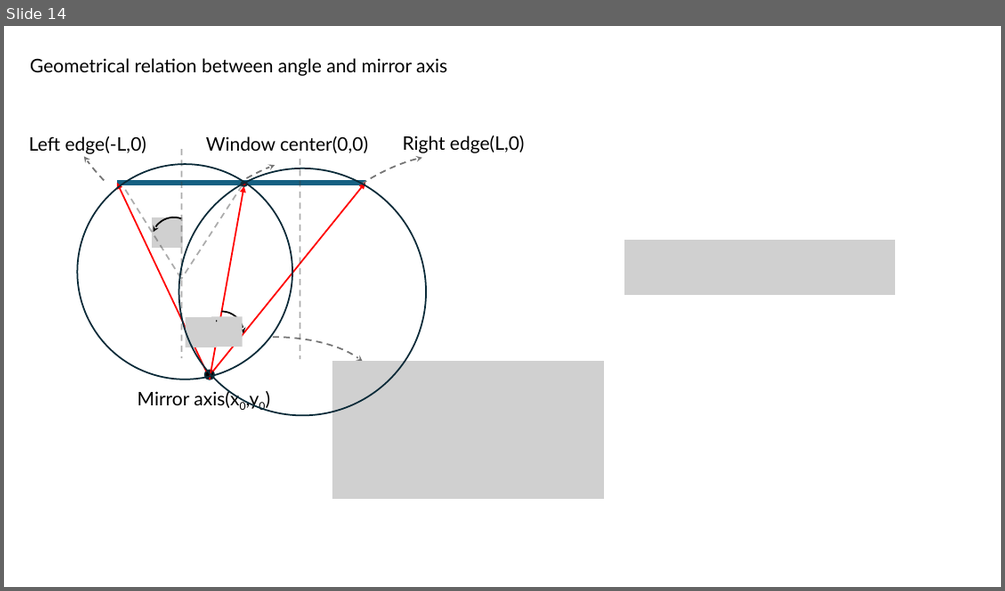
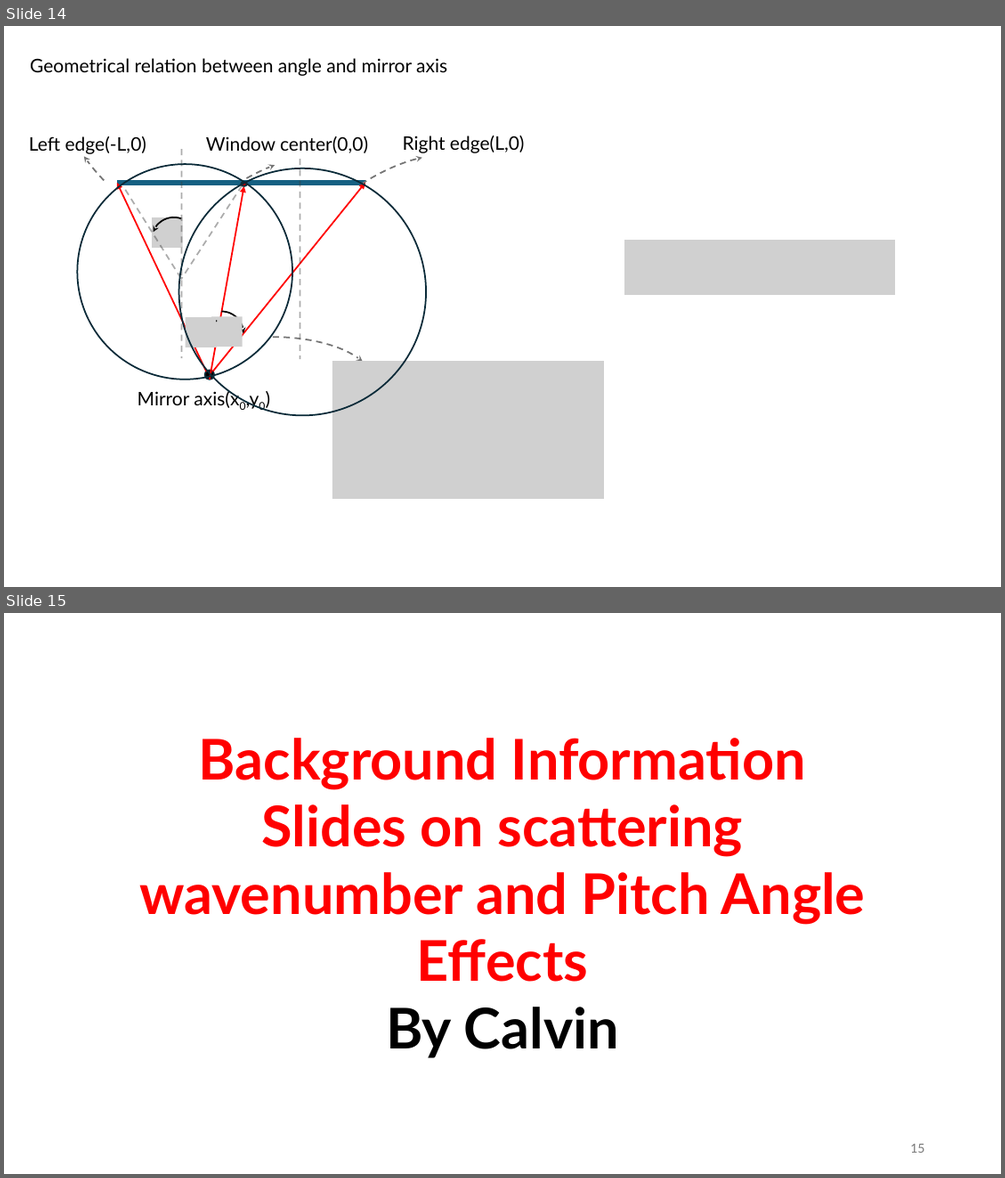
Before and after one commit to USTC-star/computer_share, a slide deck: NSTX-U High-k Scattering receiver optical calculation and calibration.pptx. Shown one above the other, each under a label of ours: slide 14 before the commit, slides 14 and 15 after it. The pictures are 1005x591 and 1005x1178 pixels, drawn with LibreOffice and Linux fonts; fonts in the diff are those of the drawing; grey boxes stand for pictures. Boxes give left, top, right and bottom in pixels: in the first picture for what was removed or moved away, otherwise in the second. Text is boxed around its words. In the diff, an @@ line names an element or a change of style, - is before the commit and + after.

```diff
--- a/NSTX-U High-k Scattering receiver optical calculation and calibration.pptx
+++ b/NSTX-U High-k Scattering receiver optical calculation and calibration.pptx
@@ slide 15 added at [4,613,1001,1174], background #FFFFFF @@
@@ text added at [139,738,866,1058], 54 pt, text #FF0000, bold @@
+Background Information Slides on scattering wavenumber and Pitch Angle Effects
+By Calvin
@@ page number added at [910,1143,924,1152], 12 pt, text #797979 @@
+15
```
Also in this commit, not shown: 9 other slides added, 4 other files.
